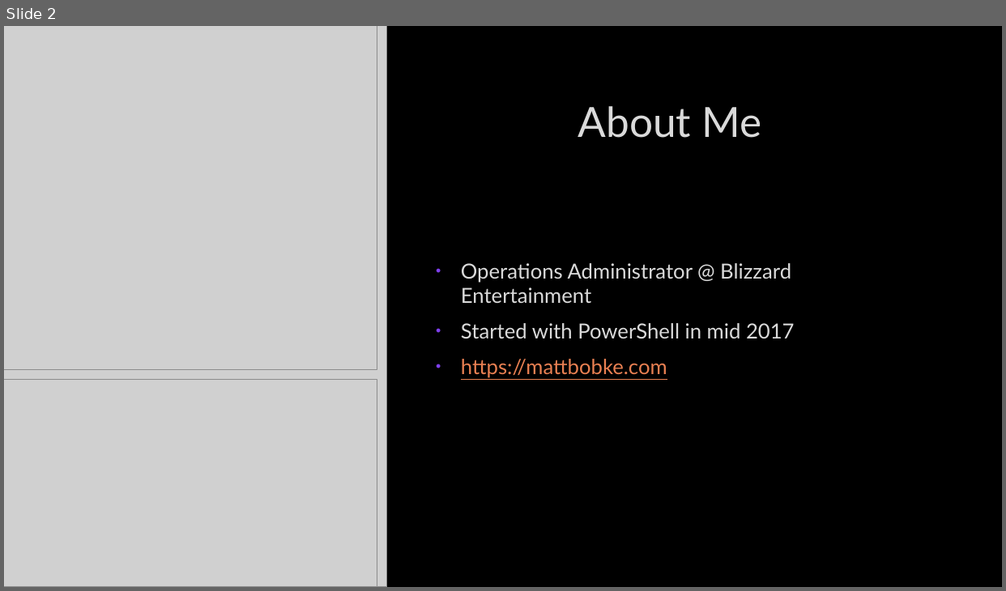
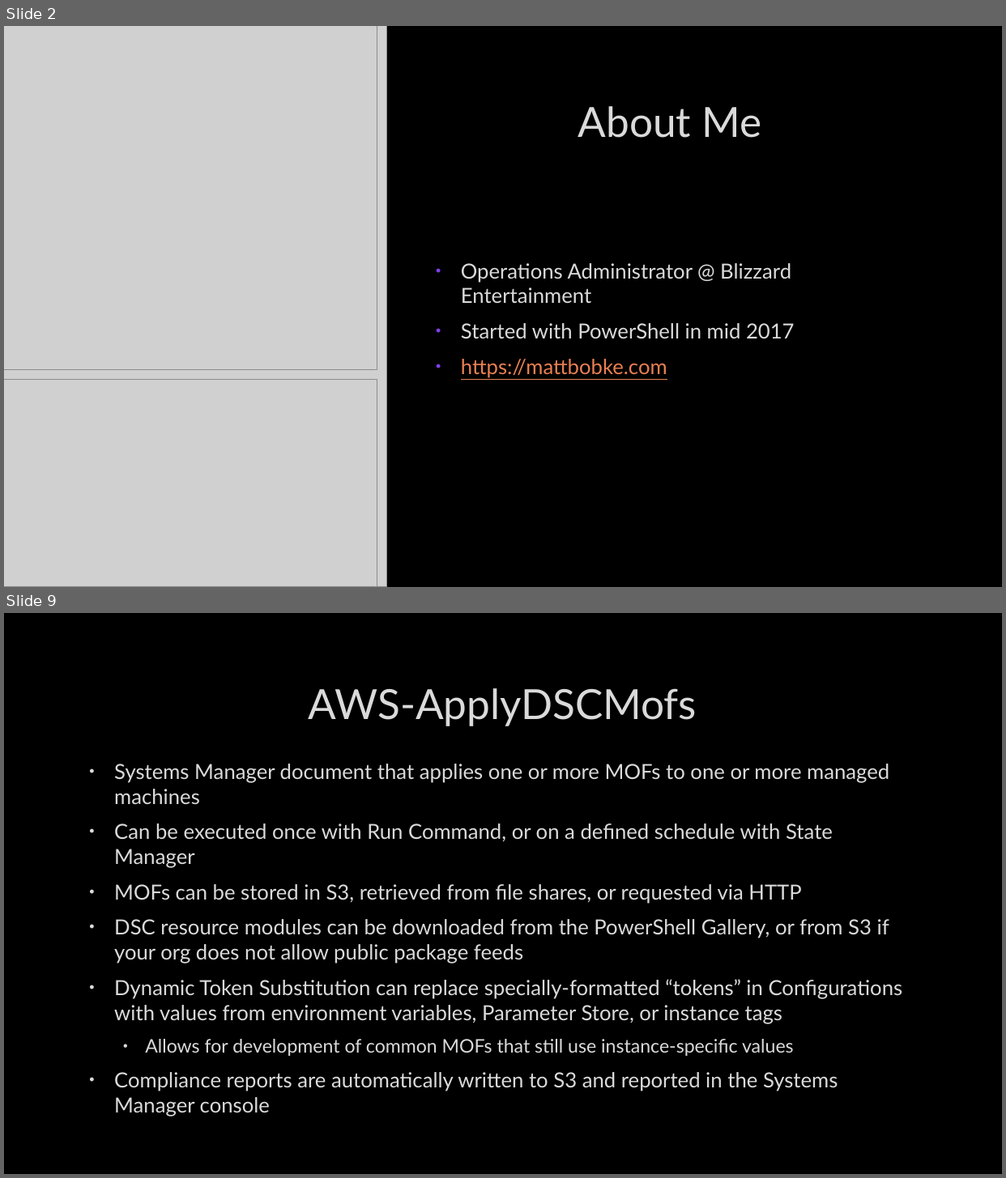
Before and after one commit to mcbobke/AWSPowerShellDemo, a slide deck: AWSPowerShellDemo.pptx. Shown one above the other, each under a label of ours: slide 2 before the commit, slides 2 and 9 after it; the slides between them are not shown. The pictures are 1006x591 and 1006x1178 pixels, drawn with LibreOffice and Linux fonts; fonts in the diff are those of the drawing; grey boxes stand for pictures; background and template pictures are left out. Boxes give left, top, right and bottom in pixels: in the first picture for what was removed or moved away, otherwise in the second. Text is boxed around its words. In the diff, an @@ line names an element or a change of style, - is before the commit and + after.

Commit message:
PowerPoint finished except for proofreading

```diff
--- a/AWSPowerShellDemo.pptx
+++ b/AWSPowerShellDemo.pptx
@@ slide 9 added at [4, 613, 1002, 1174], background picture (left out) @@
@@ title added at [309, 688, 697, 726], 40 pt, text #DADADA @@
+AWS-ApplyDSCMofs
@@ text added at [114, 764, 903, 1092], 20 pt, text #DADADA @@
+• Systems Manager document that applies one or more MOFs to one or more managed machines
+• Can be executed once with Run Command, or on a defined schedule with State Manager
+• MOFs can be stored in S3, retrieved from file shares, or requested via HTTP
+• DSC resource modules can be downloaded from the PowerShell Gallery, or from S3 if your org does not allow public package feeds
+• Dynamic Token Substitution can replace specially-formatted “tokens” in Configurations with values from environment variables, Parameter Store, or instance tags
+  • Allows for development of common MOFs that still use instance-specific values
+• Compliance reports are automatically written to S3 and reported in the Systems Manager console
```
Also in this commit, not shown: 3 slides changed, 5 other slides added.
